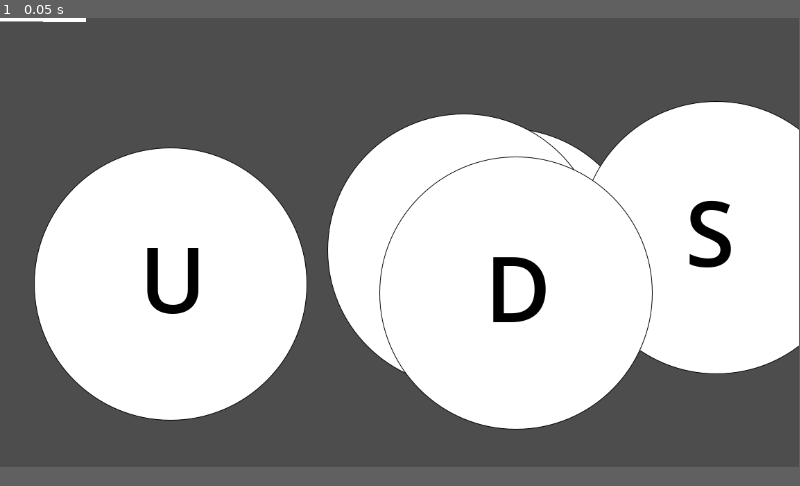
Above: before the commit, frame 1.
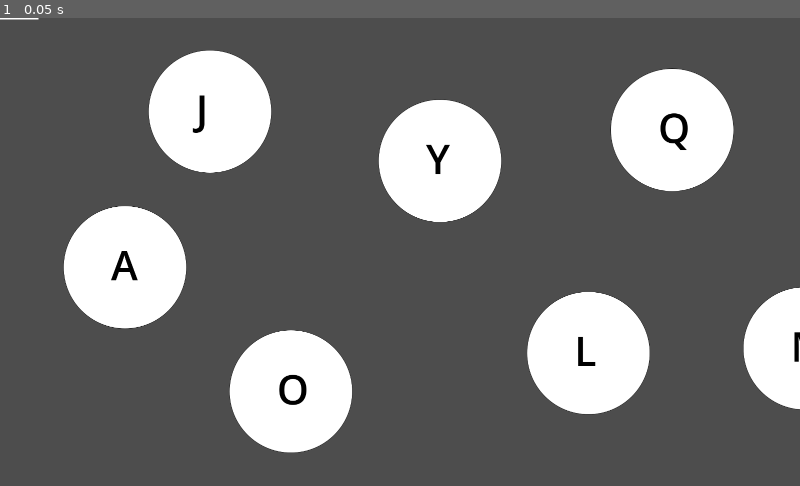
Above: after the commit, the same moment.

Repository: kaphtomi/WugGameWIP
Game: Godot game, scene res://main.tscn
Two runs of this game, one before a commit and one after it. Both use one fixed random seed, a clock stepped at 60 frames per second and the inputs below.
Inputs:
- Up to frame 1 (0.05 s): no input
In our replay, the window is 799x449 before the commit and 800x468 after it. These sizes can differ from the game's own. Grey fills any space a smaller window leaves; there, only what the larger window draws over its background counts as a difference.

The runs differ from the first frame. In frame 1, 44% of the frame differs, in the area x 0-100%, y 0-93%.

Commit message:
Bunch of stuff

Diff:
--- a/main.gd
+++ b/main.gd
@@ -7,18 +7,25 @@
 # Called when the node enters the scene tree for the first time.
 func _ready():
 	var size = get_viewport().size
-	$TestNode.set_position(Vector2(rng.randi_range(0, size.x), rng.randi_range(0, size.y)))
-	$TestNode2.set_position(Vector2(rng.randi_range(0, size.x), rng.randi_range(0, size.y)))
-	$TestNode3.set_position(Vector2(rng.randi_range(0, size.x), rng.randi_range(0, size.y)))
-	$TestNode4.set_position(Vector2(rng.randi_range(0, size.x), rng.randi_range(0, size.y)))
-	$TestNode5.set_position(Vector2(rng.randi_range(0, size.x), rng.randi_range(0, size.y)))
+	#$TestNode.set_position(Vector2(rng.randi_range(0, size.x), rng.randi_range(0, size.y)))
+	#$TestNode2.set_position(Vector2(rng.randi_range(0, size.x), rng.randi_range(0, size.y)))
+	#$TestNode3.set_position(Vector2(rng.randi_range(0, size.x), rng.randi_range(0, size.y)))
+	#$TestNode4.set_position(Vector2(rng.randi_range(0, size.x), rng.randi_range(0, size.y)))
+	#$TestNode5.set_position(Vector2(rng.randi_range(0, size.x), rng.randi_range(0, size.y)))
+#
+	#$TestNode.change_text(alpha[rng.randi_range(0, 25)])
+	#$TestNode2.change_text(alpha[rng.randi_range(0, 25)])
+	#$TestNode3.change_text(alpha[rng.randi_range(0, 25)])
+	#$TestNode4.change_text(alpha[rng.randi_range(0, 25)])
+	#$TestNode5.change_text(alpha[rng.randi_range(0, 25)])
 
-	$TestNode.change_text(alpha[rng.randi_range(0, 26)])
-	$TestNode2.change_text(alpha[rng.randi_range(0, 26)])
-	$TestNode3.change_text(alpha[rng.randi_range(0, 26)])
-	$TestNode4.change_text(alpha[rng.randi_range(0, 26)])
-	$TestNode5.change_text(alpha[rng.randi_range(0, 26)])
-
+	$TestNode.change_text("A")
+	$TestNode2.change_text("J")
+	$TestNode3.change_text("Q")
+	$TestNode4.change_text("Y")
+	$TestNode5.change_text("L")
+	$TestNode6.change_text("M")
+	$TestNode7.change_text("O")
 	pass # Replace with function body.
 
 
--- a/main.tscn
+++ b/main.tscn
@@ -10,14 +10,22 @@
 [node name="Wire" parent="." instance=ExtResource("2_aemxx")]
 
 [node name="TestNode" parent="." instance=ExtResource("3_okqtv")]
+position = Vector2(400, 799)
 
 [node name="TestNode2" parent="." instance=ExtResource("3_okqtv")]
+position = Vector2(672, 300)
 
 [node name="TestNode3" parent="." instance=ExtResource("3_okqtv")]
-position = Vector2(0, 12)
+position = Vector2(2151, 359)
 
 [node name="TestNode4" parent="." instance=ExtResource("3_okqtv")]
-position = Vector2(0, 18)
+position = Vector2(1408, 458)
 
 [node name="TestNode5" parent="." instance=ExtResource("3_okqtv")]
-position = Vector2(0, 24)
+position = Vector2(1883, 1074)
+
+[node name="TestNode6" parent="." instance=ExtResource("3_okqtv")]
+position = Vector2(2575, 1059)
+
+[node name="TestNode7" parent="." instance=ExtResource("3_okqtv")]
+position = Vector2(931, 1197)
--- a/project.godot
+++ b/project.godot
@@ -18,3 +18,8 @@
 [autoload]
 
 TestNode="*res://testNode.gd"
+
+[display]
+
+window/size/viewport_width=3000
+window/size/viewport_height=1500
--- a/wire.gd
+++ b/wire.gd
@@ -3,12 +3,13 @@
 var _originNode: TestNode
 var _destinationNode: TestNode
 
+var _originPoint: Vector2
+var _destPoint: Vector2
+
 # Called when the node enters the scene tree for the first time.
 func _ready():
 	#var originPos = _originNode.position
 	#var destPos = _destinationNode.position
-
-
 
 	pass # Replace with function body.
 
--- a/wire.tscn
+++ b/wire.tscn
@@ -8,9 +8,9 @@
 [node name="Wire" type="AnimatableBody2D"]
 script = ExtResource("1_q1emx")
 
-[node name="Line2D" type="Line2D" parent="."]
-points = PackedVector2Array(0, 0, 124, 1)
-
-[node name="CollisionShape2D" type="CollisionShape2D" parent="."]
+[node name="Hitbox" type="CollisionShape2D" parent="."]
 position = Vector2(62, 0)
 shape = SubResource("RectangleShape2D_5avcy")
+
+[node name="Stroke" type="Line2D" parent="."]
+points = PackedVector2Array(0, 0, 124, 0)
